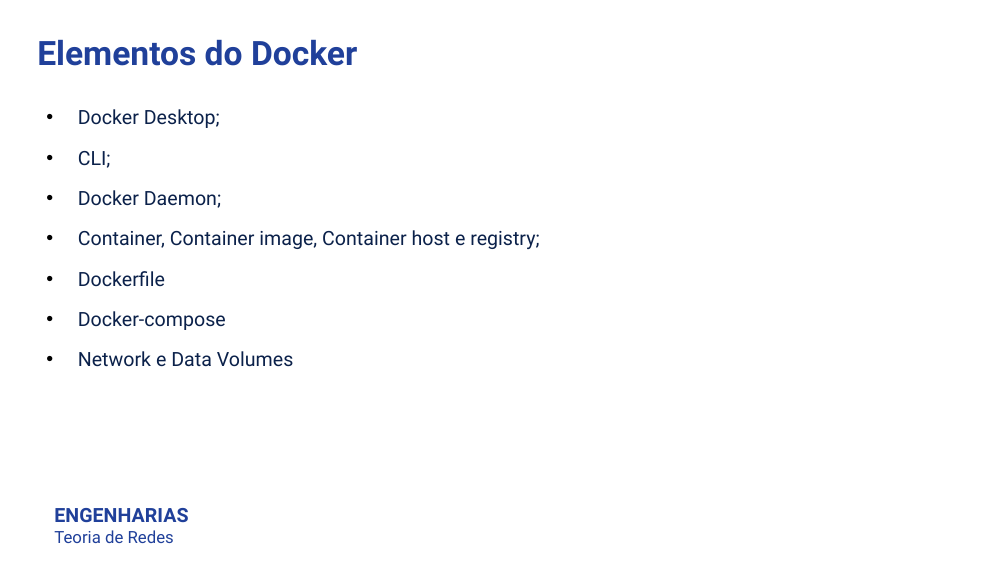
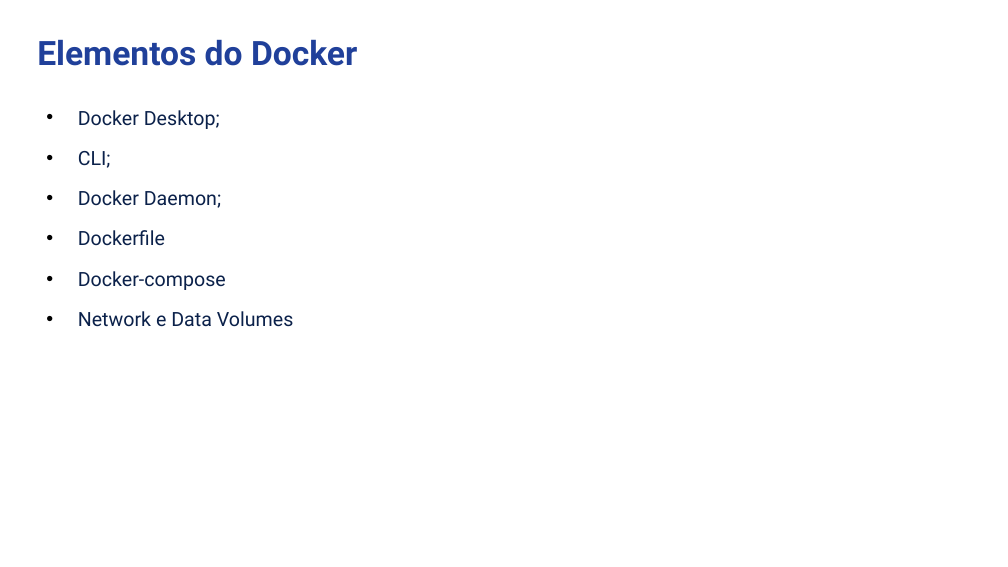
Before and after one commit to luisfelipe998/docker-kubernetes-arq-com-2, a slide deck: slide 14 of FelipeDrumm_FernandoCipriano_LuisFelipeBorsoi_GB.pptx. Drawn at 1008x567 pixels with LibreOffice and Linux fonts; fonts in the diff are those of the drawing. Boxes give left, top, right and bottom in pixels: in the first picture for what was removed or moved away, otherwise in the second. Text is boxed around its words. In the diff, an @@ line names an element or a change of style, - is before the commit and + after.

```diff
--- a/FelipeDrumm_FernandoCipriano_LuisFelipeBorsoi_GB.pptx
+++ b/FelipeDrumm_FernandoCipriano_LuisFelipeBorsoi_GB.pptx
@@ text at box(78, 230, 539, 249): paragraph removed @@
-• Container, Container image, Container host e registry;
@@ text removed at box(54, 508, 188, 543) @@
-ENGENHARIAS
-Teoria de Redes
```
Also in this commit, not shown: 25 other slides changed, 5 slides added, 4 slides removed.
